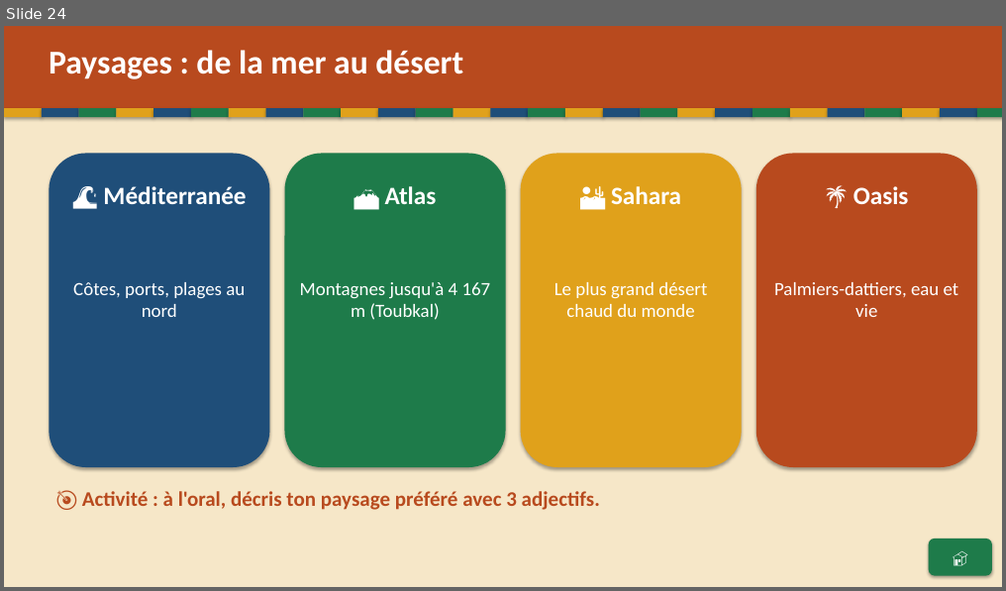
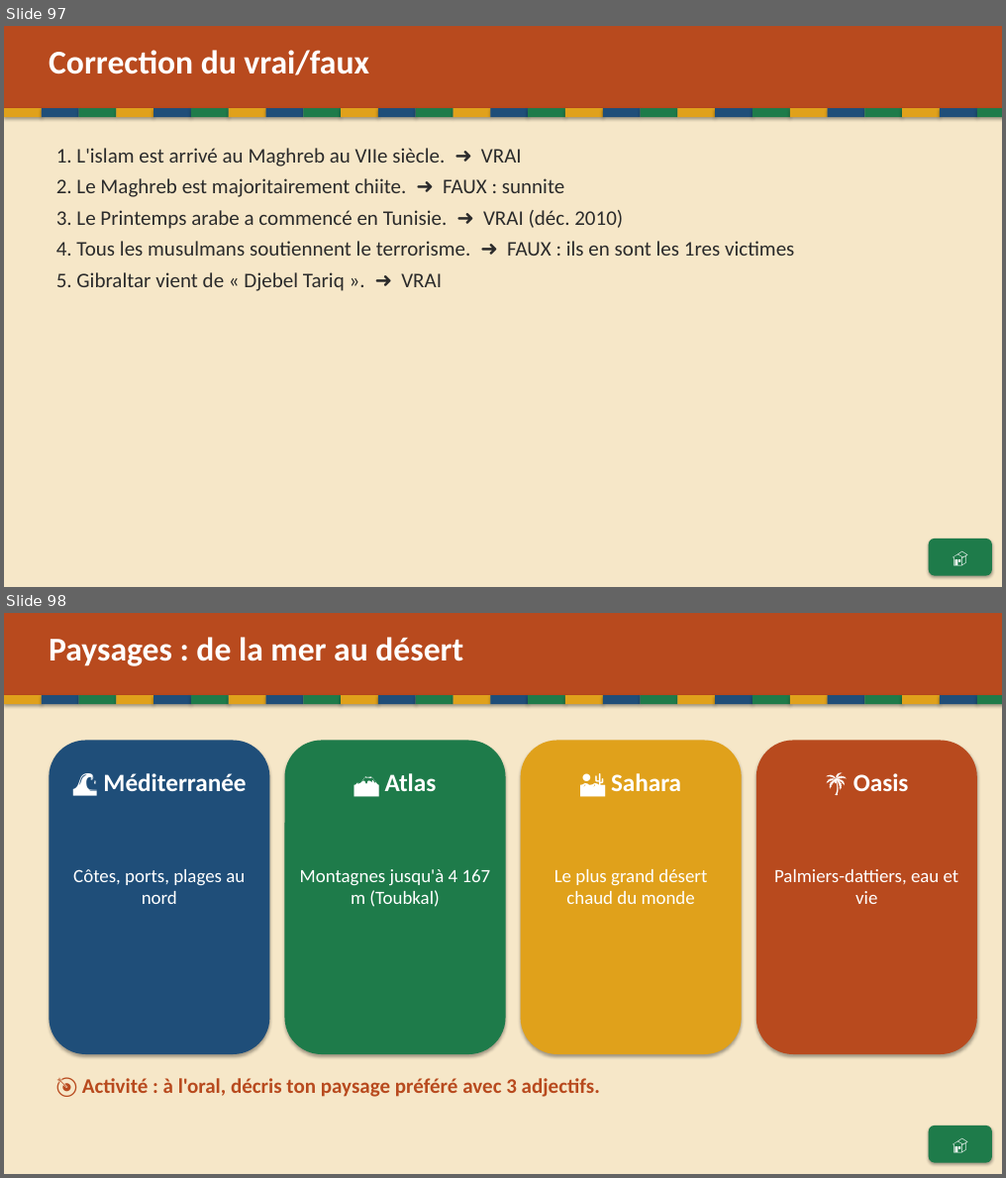
Before and after one commit to Paquereauman/Paquereauman, a slide deck: maghreb/maghreb-interactif.pptx. Shown one above the other, each under a label of ours: slide 24 before the commit, slides 97 and 98 after it. The pictures are 1006x591 and 1006x1178 pixels, drawn with LibreOffice and Linux fonts; fonts in the diff are those of the drawing. Boxes give left, top, right and bottom in pixels: in the first picture for what was removed or moved away, otherwise in the second. Text is boxed around its words. In the diff, an @@ line names an element or a change of style, - is before the commit and + after.

```diff
--- a/maghreb/maghreb-interactif.pptx
+++ b/maghreb/maghreb-interactif.pptx
@@ slide 97 added at <box>4,26,1002,587</box>, background #FFFFFF @@
@@ rectangle added at <box>4,26,1002,587</box>, fill #F6E7C8 @@
@@ rectangle added at <box>4,26,1002,108</box>, fill #B84A1E @@
@@ text added at <box>49,50,368,76</box>, 32 pt, text #FFFFFF, bold @@
+Correction du vrai/faux
@@ rectangle added at <box>4,108,42,117</box>, fill #E0A11B @@
@@ rectangle added at <box>42,108,79,117</box>, fill #1F4E79 @@
@@ rectangle added at <box>79,108,116,117</box>, fill #1E7B4A @@
@@ rectangle added at <box>116,108,153,117</box>, fill #E0A11B @@
@@ rectangle added at <box>153,108,191,117</box>, fill #1F4E79 @@
@@ rectangle added at <box>191,108,229,117</box>, fill #1E7B4A @@
@@ rectangle added at <box>229,108,266,117</box>, fill #E0A11B @@
@@ rectangle added at <box>266,108,303,117</box>, fill #1F4E79 @@
@@ rectangle added at <box>303,108,341,117</box>, fill #1E7B4A @@
@@ rectangle added at <box>341,108,378,117</box>, fill #E0A11B @@
@@ rectangle added at <box>378,108,416,117</box>, fill #1F4E79 @@
@@ rectangle added at <box>416,108,453,117</box>, fill #1E7B4A @@
@@ rectangle added at <box>453,108,491,117</box>, fill #E0A11B @@
@@ rectangle added at <box>491,108,528,117</box>, fill #1F4E79 @@
@@ rectangle added at <box>528,108,565,117</box>, fill #1E7B4A @@
@@ rectangle added at <box>565,108,603,117</box>, fill #E0A11B @@
@@ rectangle added at <box>603,108,641,117</box>, fill #1F4E79 @@
@@ rectangle added at <box>641,108,678,117</box>, fill #1E7B4A @@
@@ rectangle added at <box>678,108,715,117</box>, fill #E0A11B @@
@@ rectangle added at <box>715,108,752,117</box>, fill #1F4E79 @@
@@ rectangle added at <box>752,108,790,117</box>, fill #1E7B4A @@
@@ rectangle added at <box>790,108,828,117</box>, fill #E0A11B @@
@@ rectangle added at <box>828,108,865,117</box>, fill #1F4E79 @@
@@ rectangle added at <box>865,108,902,117</box>, fill #1E7B4A @@
@@ rectangle added at <box>902,108,940,117</box>, fill #E0A11B @@
@@ rectangle added at <box>940,108,977,117</box>, fill #1F4E79 @@
@@ rectangle added at <box>977,108,1002,117</box>, fill #1E7B4A @@
@@ text added at <box>56,148,794,291</box>, 20 pt, text #2B2B2B @@
+1. L'islam est arrivé au Maghreb au VIIe siècle. ➜ VRAI
+2. Le Maghreb est majoritairement chiite. ➜ FAUX : sunnite
+3. Le Printemps arabe a commencé en Tunisie. ➜ VRAI (déc. 2010)
+4. Tous les musulmans soutiennent le terrorisme. ➜ FAUX : ils en sont les 1res victimes
+5. Gibraltar vient de « Djebel Tariq ». ➜ VRAI
@@ rounded rectangle added at <box>929,539,992,576</box>, fill #1E7B4A, 16 pt, text #FFFFFF, bold @@
+🏠
@@ what was slide 24 is now slide 98 @@
```
Also in this commit, not shown: 1 slide changed, 77 other slides added, 4 slides removed, 13 other files.
